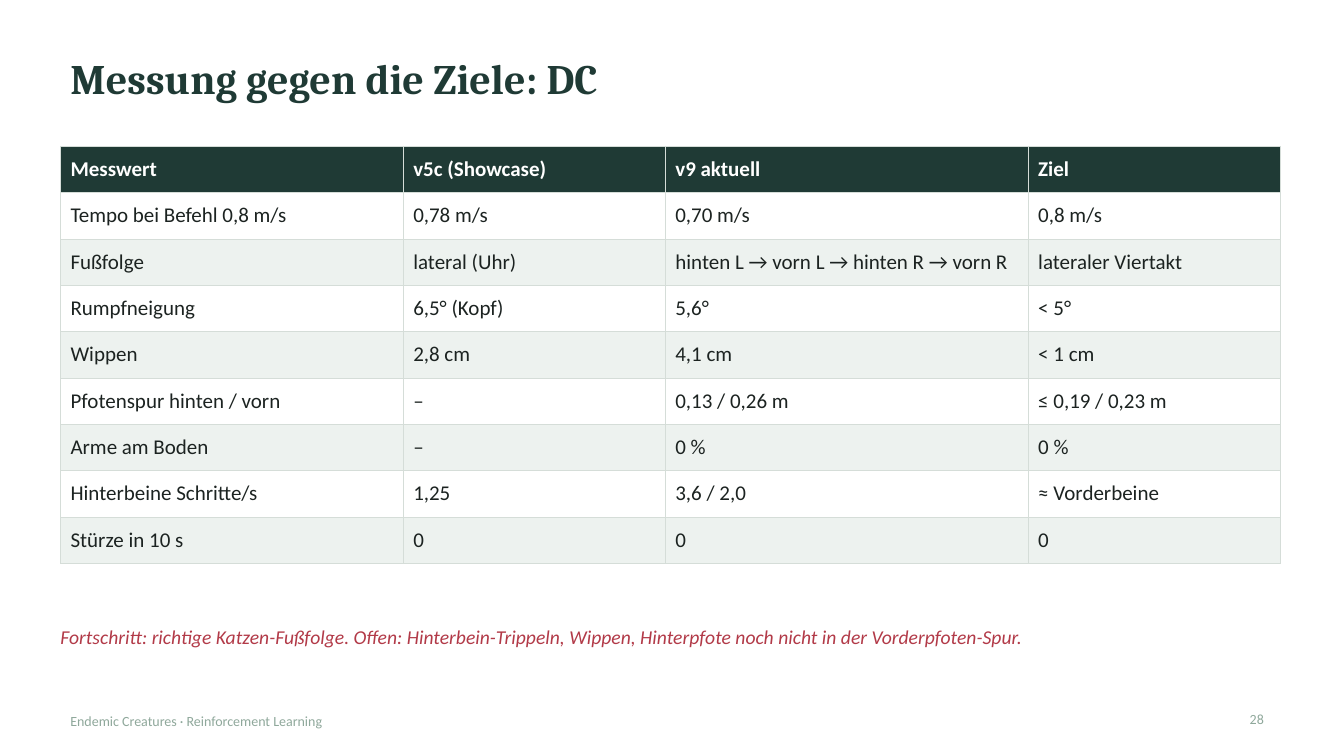
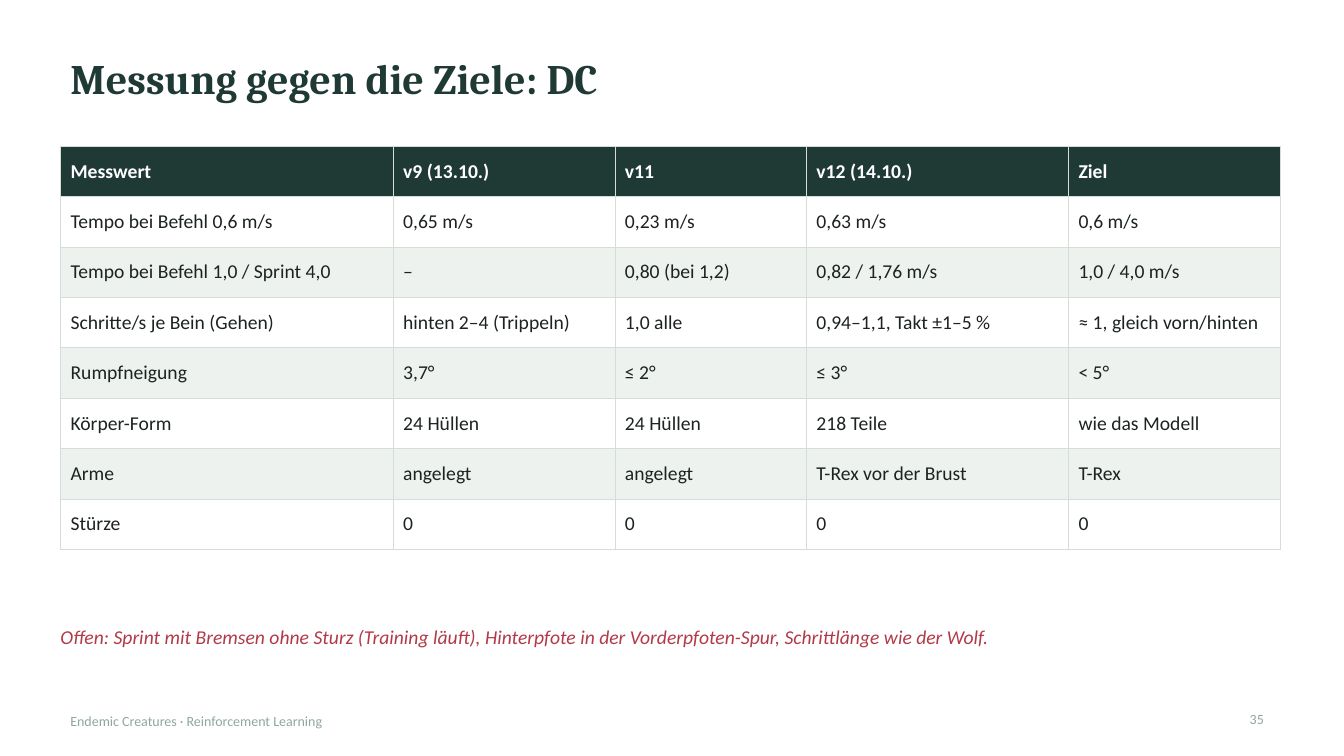
Before and after one commit to xTh0masx/Reinforcement_Learning_Creature, a slide deck: slide 35 of docs/presentation/Endemic_Creatures_RL.pptx (slide 28 before the commit). Drawn at 1344x756 pixels with LibreOffice and Linux fonts; fonts in the diff are those of the drawing. Boxes give left, top, right and bottom in pixels: in the first picture for what was removed or moved away, otherwise in the second. Text is boxed around its words. In the diff, an @@ line names an element or a change of style, - is before the commit and + after.

```diff
--- a/docs/presentation/Endemic_Creatures_RL.pptx
+++ b/docs/presentation/Endemic_Creatures_RL.pptx
@@ table at box(60, 146, 1280, 534) @@
-Messwert | v5c (Showcase) | v9 aktuell | Ziel
-Tempo bei Befehl 0,8 m/s | 0,78 m/s | 0,70 m/s | 0,8 m/s
-Fußfolge | lateral (Uhr) | hinten L → vorn L → hinten R → vorn R | lateraler Viertakt
-Rumpfneigung | 6,5° (Kopf) | 5,6° | < 5°
-Wippen | 2,8 cm | 4,1 cm | < 1 cm
-Pfotenspur hinten / vorn | – | 0,13 / 0,26 m | ≤ 0,19 / 0,23 m
-Arme am Boden | – | 0 % | 0 %
-Hinterbeine Schritte/s | 1,25 | 3,6 / 2,0 | ≈ Vorderbeine
-Stürze in 10 s | 0 | 0 | 0
+Messwert | v9 (13.10.) | v11 | v12 (14.10.) | Ziel
+Tempo bei Befehl 0,6 m/s | 0,65 m/s | 0,23 m/s | 0,63 m/s | 0,6 m/s
+Tempo bei Befehl 1,0 / Sprint 4,0 | – | 0,80 (bei 1,2) | 0,82 / 1,76 m/s | 1,0 / 4,0 m/s
+Schritte/s je Bein (Gehen) | hinten 2–4 (Trippeln) | 1,0 alle | 0,94–1,1, Takt ±1–5 % | ≈ 1, gleich vorn/hinten
+Rumpfneigung | 3,7° | ≤ 2° | ≤ 3° | < 5°
+Körper-Form | 24 Hüllen | 24 Hüllen | 218 Teile | wie das Modell
+Arme | angelegt | angelegt | T-Rex vor der Brust | T-Rex
+Stürze | 0 | 0 | 0 | 0
@@ text at box(60, 630, 988, 648): text changed @@
-Fortschritt: richtige Katzen-Fußfolge. Offen: Hinterbein-Trippeln, Wippen, Hinterpfote noch nicht in der Vorderpfoten-Spur.
+Offen: Sprint mit Bremsen ohne Sturz (Training läuft), Hinterpfote in der Vorderpfoten-Spur, Schrittlänge wie der Wolf.
@@ page number at box(1250, 715, 1264, 724): text changed @@
-28
+35
```
Also in this commit, not shown: 18 other slides changed, 8 slides added, 7 other files.
